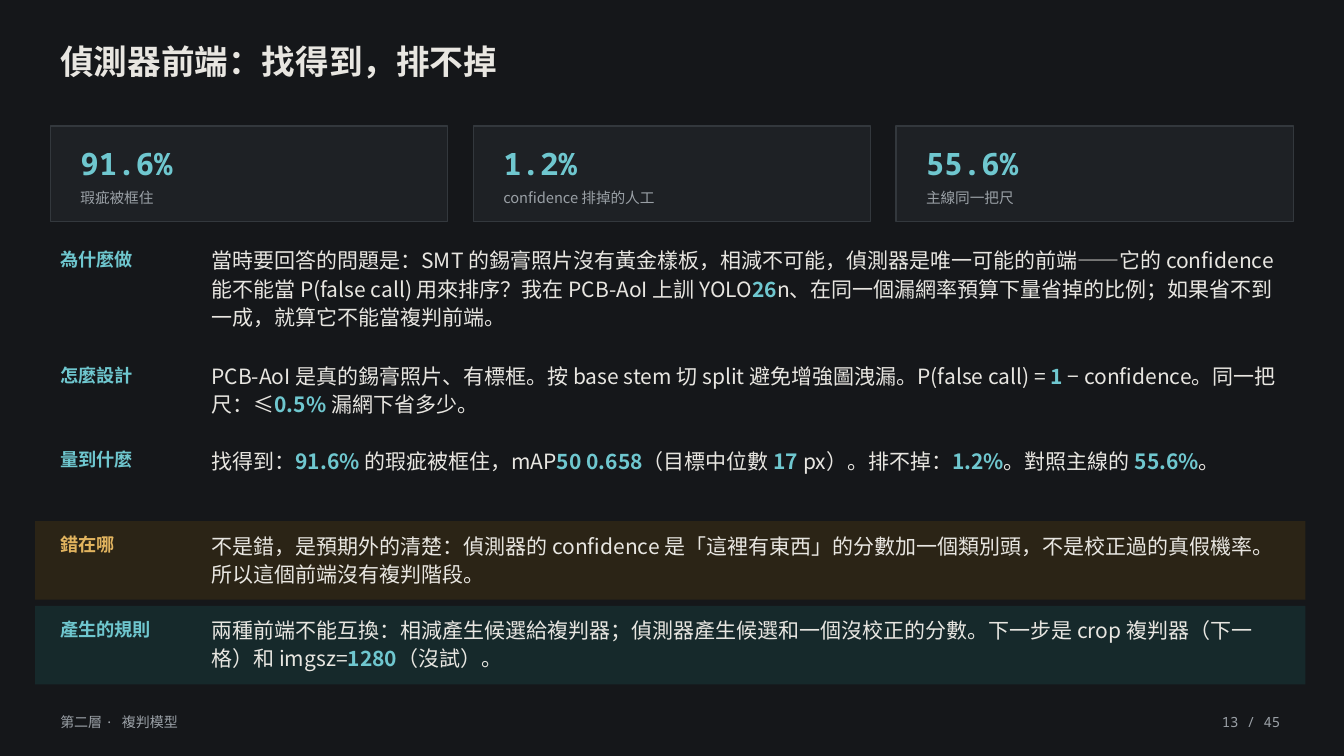
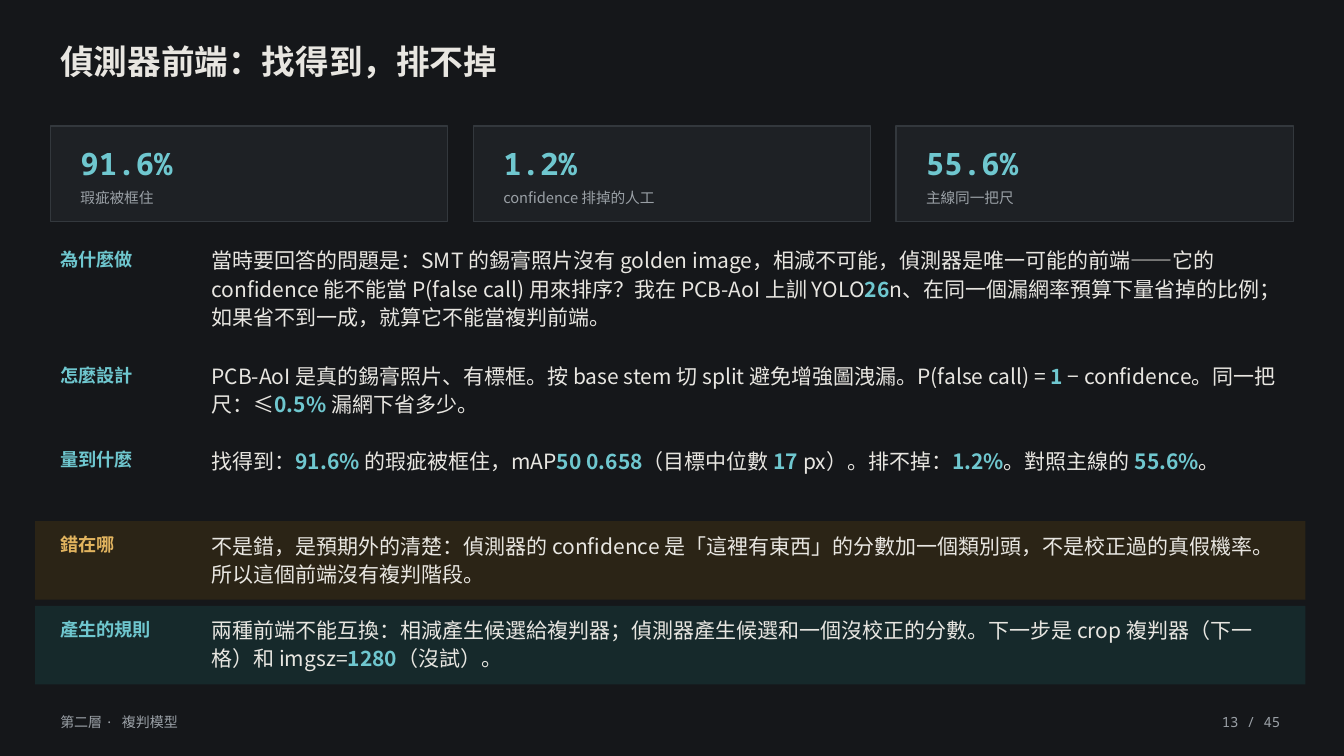
Before and after one commit to lin891020/aoi-agent, a slide deck: slide 13 of docs/deck/aoi-agent-journey.zh-TW.pptx. Drawn at 1344x756 pixels with LibreOffice and Linux fonts; fonts in the diff are those of the drawing. Boxes give left, top, right and bottom in pixels: in the first picture for what was removed or moved away, otherwise in the second. Text is boxed around its words. In the diff, an @@ line names an element or a change of style, - is before the commit and + after.

```diff
--- a/docs/deck/aoi-agent-journey.zh-TW.pptx
+++ b/docs/deck/aoi-agent-journey.zh-TW.pptx
@@ text at (211,250,1280,327): text changed @@
-當時要回答的問題是：SMT 的錫膏照片沒有黃金樣板，相減不可能，偵測器是唯一可能的前端——它的 confidence 能不能當 P(false call) 用來排序？我在 PCB-AoI 上訓 YOLO26n、在同一個漏網率預算下量省掉的比例；如果省不到一成，就算它不能當複判前端。
+當時要回答的問題是：SMT 的錫膏照片沒有 golden image，相減不可能，偵測器是唯一可能的前端——它的 confidence 能不能當 P(false call) 用來排序？我在 PCB-AoI 上訓 YOLO26n、在同一個漏網率預算下量省掉的比例；如果省不到一成，就算它不能當複判前端。
```
Also in this commit, not shown: 2 other slides changed, 7 other files.
